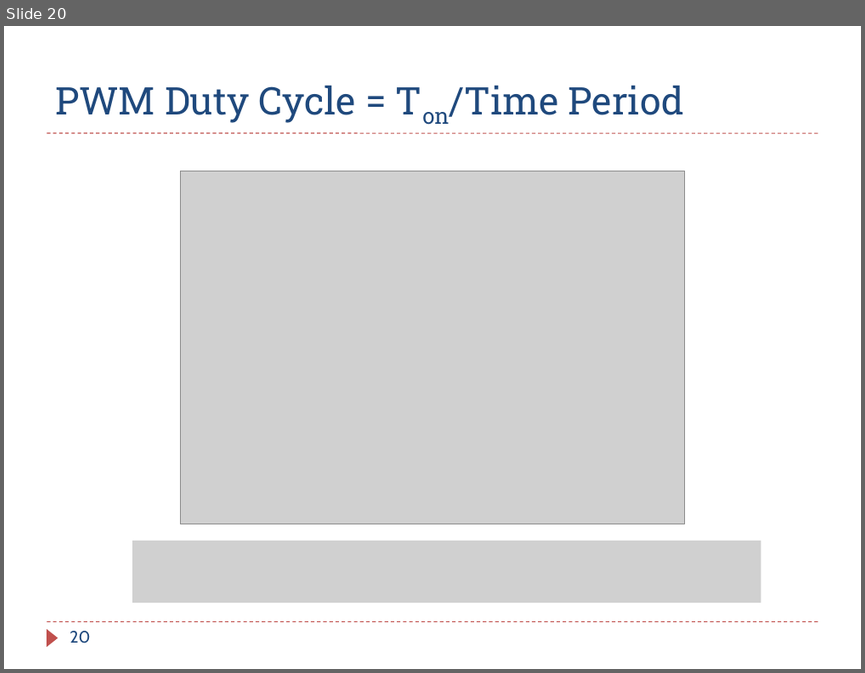
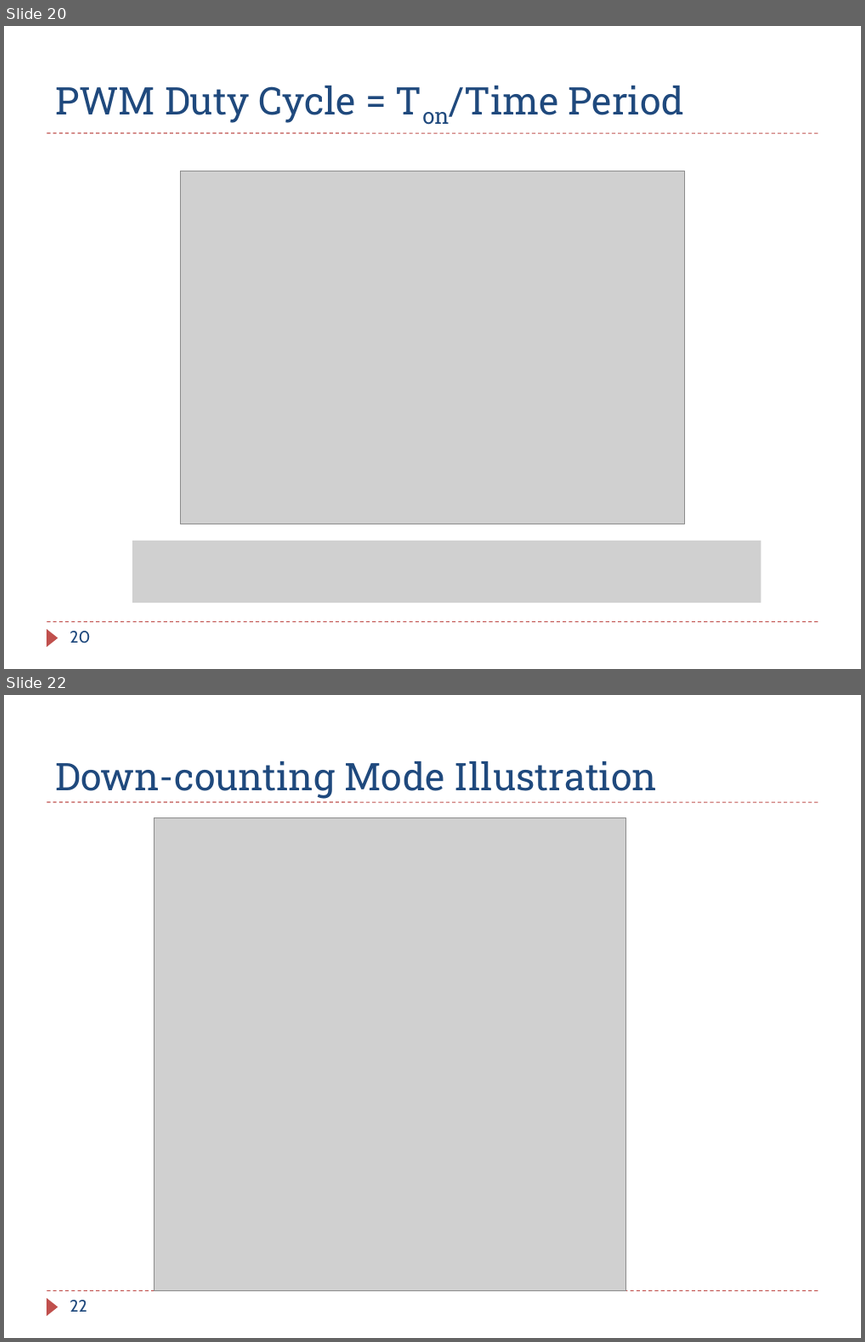
Before and after one commit to guhofstra/CSC111Fa25, a slide deck: PPTs/bak2/Chxx_Review OLD.pptx. Shown one above the other, each under a label of ours: slide 20 before the commit, slides 20 and 22 after it; the slides between them are not shown. The pictures are 865x673 and 865x1342 pixels, drawn with LibreOffice and Linux fonts; fonts in the diff are those of the drawing; grey boxes stand for pictures. Boxes give left, top, right and bottom in pixels: in the first picture for what was removed or moved away, otherwise in the second. Text is boxed around its words. In the diff, an @@ line names an element or a change of style, - is before the commit and + after.

```diff
--- a/PPTs/bak2/Chxx_Review OLD.pptx
+++ b/PPTs/bak2/Chxx_Review OLD.pptx
@@ slide 22 added at [4,695,861,1338], background #FFFFFF; not listed: 3 template elements that a slide beside it also shows @@
@@ title added at [55,761,657,799], 32 pt, text #1F497D @@
+Down-counting Mode Illustration
@@ picture added at [154,818,625,1291] @@
@@ page number added at [69,1299,87,1311], 14 pt, text #1F497D @@
+22
```
Also in this commit, not shown: 1 other slide added, 9 other files.
